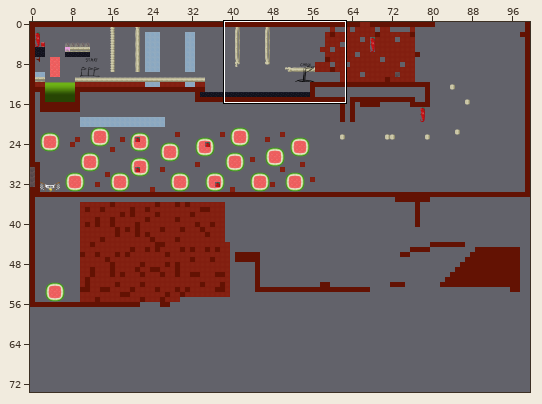
Two versions of a level (Tiled map, data/assets/DeekTestMap.tmx). Above: a wide view before the commit, with the close-up outlined.
Close-up. Before the commit:
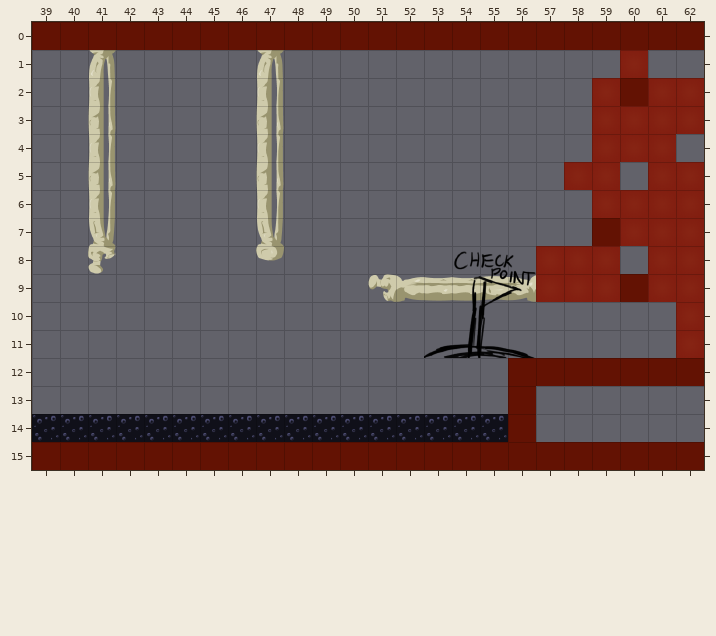
Cells are 64x64 px. Shown: x 39..62, y 0..15. The commit also changed other parts of the map, which this record leaves out. Tiles whose own drawing changed are shown in their newer look in all pictures.
The result:
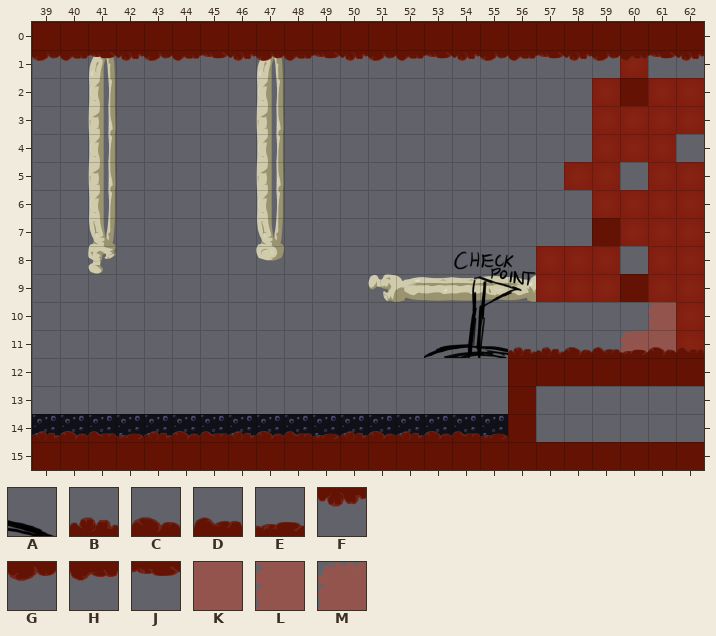
Key: from "RaceCheckpoint": A 15; from "TileHard": B 8, C 9, D 10, E 11, F 12, G 13, H 14, J 15; from "TileMeatSolidback": K 0, L 4, M 12.
_ is an empty cell, . an unchanged one.
Edits made:
--- layer "Animations"
@@ x 60..61 @@
-10 ._
-11 __
+10 .L
+11 MK
--- layer "Foreground"
@@ x 39..62 @@
- 1 ________________________
+ 1 GHJFGHJFGHJFGHJFGHJFGHJF
@@ x 56..62 @@
-11 A______
+11 BBCDECD
@@ x 39..55 @@
-14 _________________
+14 BCDEBCDBCDEBCBCDE
Where, in picture pixels (left, top, right, bottom), the same in both close-ups:
added: (32, 50, 704, 61)
changed: (508, 302, 704, 358)
added: (32, 431, 508, 442)
